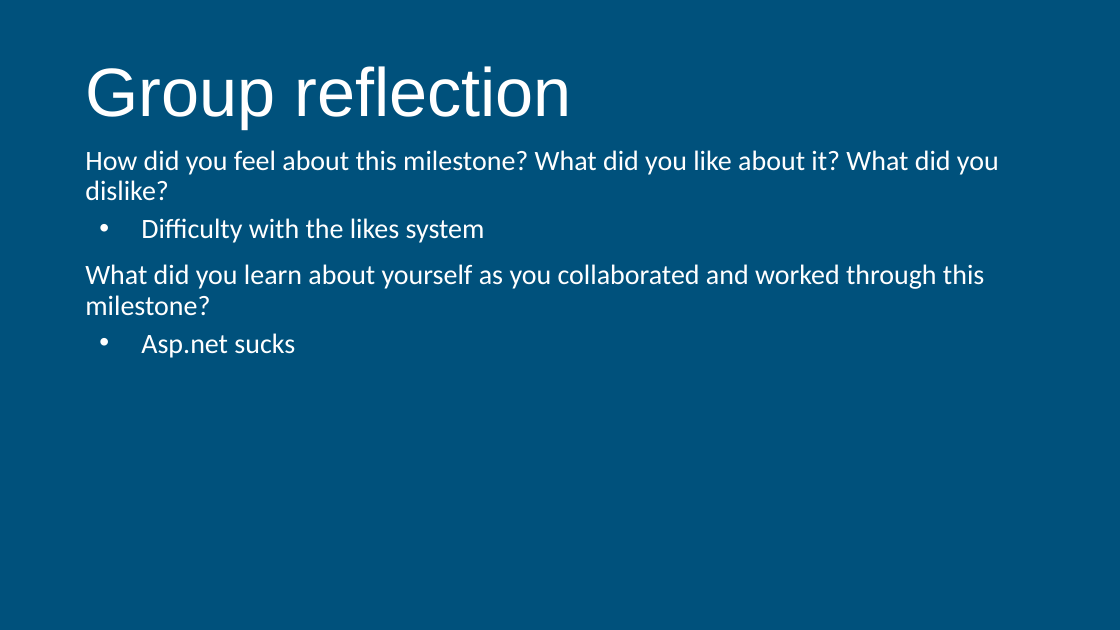
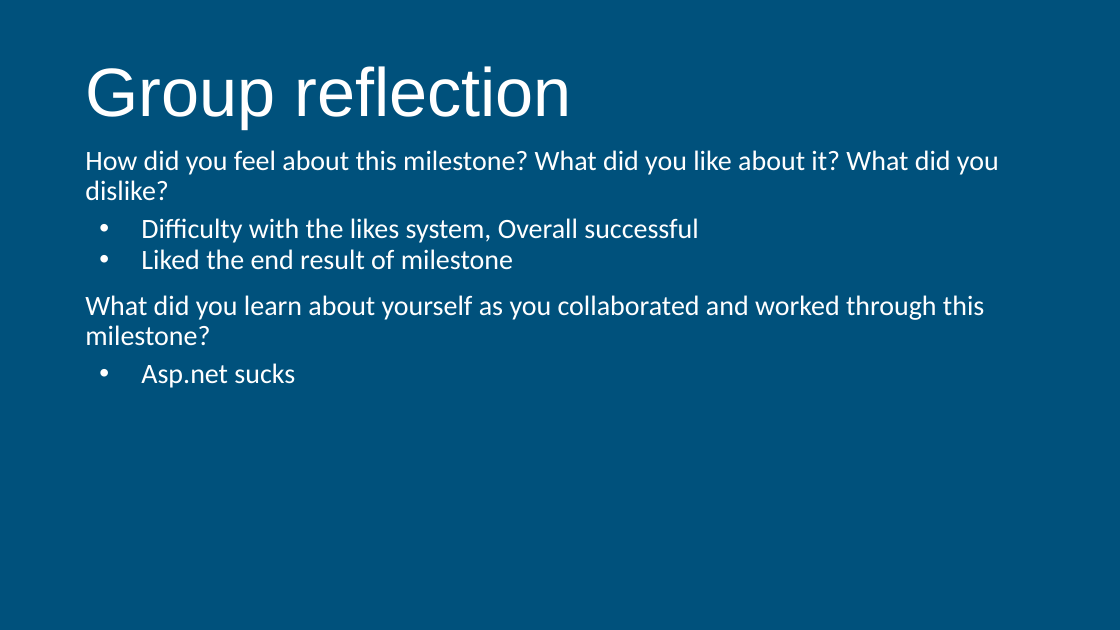
Before and after one commit to OmegaHelix/notcool, a slide deck: slide 8 of Milestone 4/Milestone 4 Report Out Tempate.pptx. Drawn at 1120x630 pixels with LibreOffice and Linux fonts; fonts in the diff are those of the drawing. Boxes give left, top, right and bottom in pixels: in the first picture for what was removed or moved away, otherwise in the second. Text is boxed around its words. In the diff, an @@ line names an element or a change of style, - is before the commit and + after.

Commit message:
Milestone 4 Presentation Complete

```diff
--- a/Milestone 4/Milestone 4 Report Out Tempate.pptx
+++ b/Milestone 4/Milestone 4 Report Out Tempate.pptx
@@ text at [141, 218, 698, 270]: text changed @@
-• Difficulty with the likes system
+• Difficulty with the likes system, Overall successful
+• Liked the end result of milestone
```
Also in this commit, not shown: 2 other slides changed.
